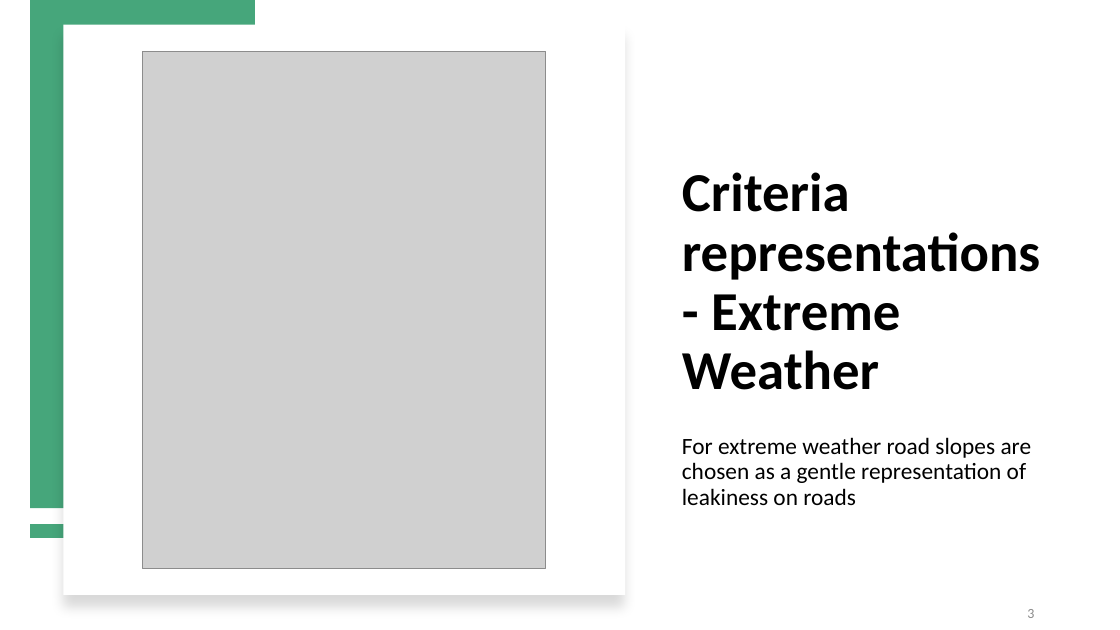
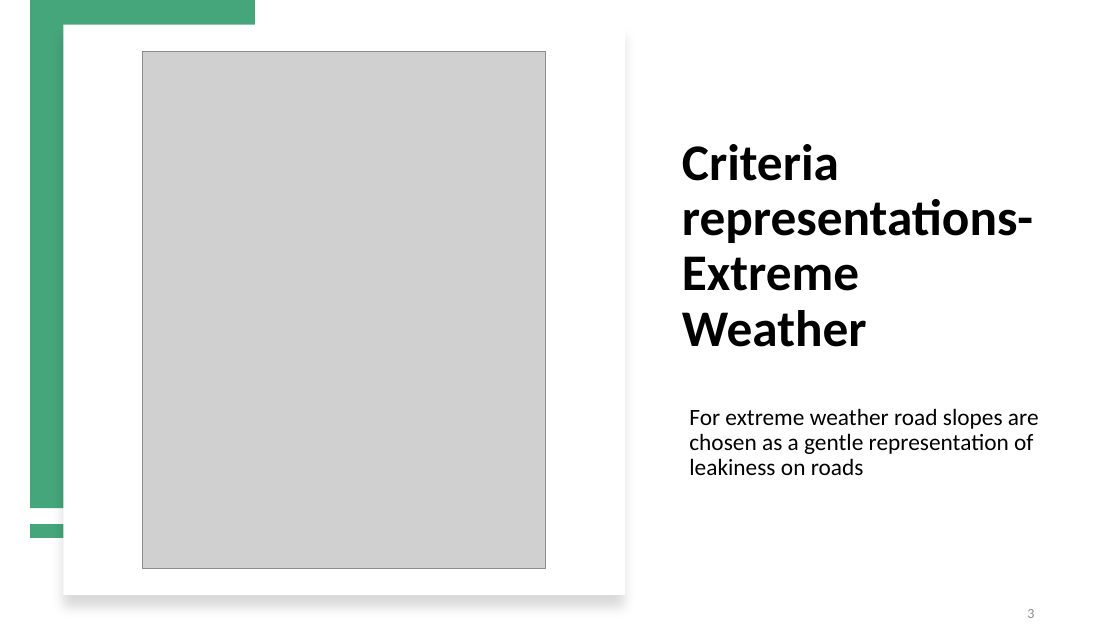
Before and after one commit to mahdimzh/ENGO651-Lab, a slide deck: slide 3 of Report/FinalProjectPresentation-Demo.pptx. Drawn at 1120x630 pixels with LibreOffice and Linux fonts; fonts in the diff are those of the drawing; grey boxes stand for pictures. Boxes give left, top, right and bottom in pixels: in the first picture for what was removed or moved away, otherwise in the second. Text is boxed around its words. In the diff, an @@ line names an element or a change of style, - is before the commit and + after.

```diff
--- a/Report/FinalProjectPresentation-Demo.pptx
+++ b/Report/FinalProjectPresentation-Demo.pptx
@@ title "Criteria representations- Extreme Weather": place and size @@
-title "Criteria representations- Extreme Weather" at box(682, 172, 1040, 390)
+title "Criteria representations- Extreme Weather" at box(682, 144, 1033, 347)
@@ title "Criteria representations- Extreme Weather" at box(682, 144, 1033, 347): size 47 to 44 pt @@
@@ text "For extreme weather road slopes ...": place and size @@
-text "For extreme weather road slopes ..." at box(682, 437, 1032, 505)
+text "For extreme weather road slopes ..." at box(689, 408, 1039, 475)
```
Also in this commit, not shown: 2 other slides changed, 1 other file.
